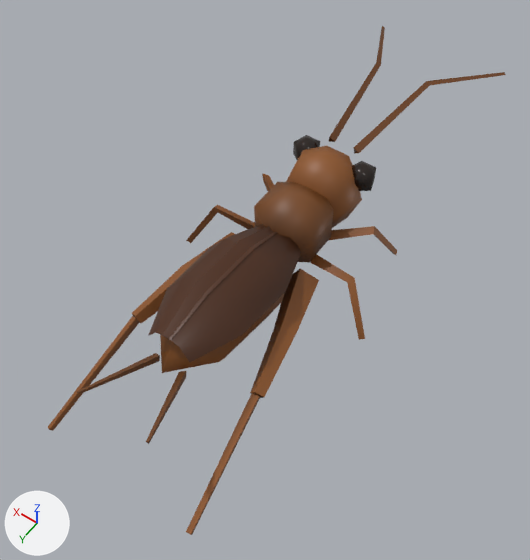
A saved change to the glTF model public/models/cricket.glb.
The view is the same before and after, from a 50 mm camera at (-0.0399, 0.0566, 0.1302) aimed at (0.0012, -0.0009, 0.0398). The lights are fixed; the arrows at lower left show +X, +Y and +Z. The older version comes first. Both versions are drawn at frame 7 of the action 'Hop'; the numbers are the values there. Vertices at exactly the same position are counted once.

Names of what the first picture shows: 'cricket_body'.
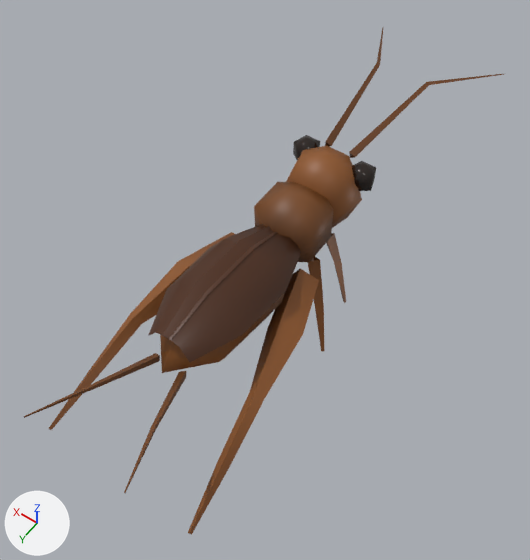
Pixel boxes [x1, y1, x2, y2] of what changed, in the pictures (530 x 560 px):
```json
{"object": "cricket_body", "change": "reshaped", "before": [48, 26, 506, 535], "after": [23, 28, 504, 535]}
{"part": 1, "of": "me_cricket_body", "change": "rebuilt", "before": [354, 72, 506, 153], "after": [349, 74, 504, 158]}
{"part": 2, "of": "me_cricket_body", "change": "rebuilt", "before": [329, 26, 385, 142], "after": [325, 28, 383, 146]}
{"part": 3, "of": "me_cricket_body", "change": "deleted", "before": [310, 254, 365, 340], "on screen": "brown"}
{"part": 4, "of": "me_cricket_body", "change": "deleted", "before": [186, 205, 255, 243], "on screen": "brown"}
{"part": 5, "of": "me_cricket_body", "change": "deleted", "before": [329, 226, 397, 255], "on screen": "brown"}
{"part": 6, "of": "me_cricket_body", "change": "built on", "before": [48, 173, 319, 535], "after": [23, 232, 346, 535]}
```

Scene script edits in JSON lines:
```json
{"block": "me_cricket_body", "where": "# used by ob_cricket_body; location = (0.0, 0.0, 0.0)"}
{"op": "remove", "block": "me_cricket_body", "code": "me_cricket_body.from_pydata(...)  # 210 vertices, 300 faces; spans x -0.017..0.0168, y -0.0533..0.0357, z 0.0341..0.0572"}
{"op": "add", "block": "me_cricket_body", "code": "me_cricket_body.from_pydata(...)  # 220 vertices, 332 faces; spans x -0.0131..0.0131, y -0.0532..0.0396, z 0.0287..0.0571"}
{"block": "me_cricket_body", "change": "me_cricket_body part 1: the loose piece of 9 vertices spanning x -0.0123..-0.0018, y -0.0533..-0.0197, z 0.0522..0.0572 is rebuilt with 9 vertices and now spans x -0.0121..-0.0017, y -0.0532..-0.0186, z 0.0524..0.0571"}
{"block": "me_cricket_body", "change": "me_cricket_body part 2: the loose piece of 9 vertices spanning x 0.0015..0.0121, y -0.0533..-0.0197, z 0.0522..0.0572 is rebuilt with 9 vertices and now spans x 0.0015..0.012, y -0.0532..-0.0186, z 0.0524..0.0571"}
{"block": "me_cricket_body", "change": "me_cricket_body part 3: the loose piece of 9 vertices spanning x -0.017..-0.0046, y -0.0056..-0.0004, z 0.0386..0.0476 is deleted"}
{"block": "me_cricket_body", "change": "me_cricket_body part 4: the loose piece of 9 vertices spanning x 0.0045..0.0168, y -0.006..-0.0005, z 0.0387..0.0476 is deleted"}
{"block": "me_cricket_body", "change": "me_cricket_body part 5: the loose piece of 9 vertices spanning x -0.0129..-0.0038, y -0.0183..-0.0093, z 0.0392..0.0479 is deleted"}
{"block": "me_cricket_body", "change": "me_cricket_body part 6"}
{"block": "me_cricket_body", "change": "35 vertices are removed from x -0.0131..0.0134, y -0.0182..0.0357, z 0.0341..0.0489"}
{"block": "me_cricket_body", "change": "52 faces are deleted"}
{"block": "me_cricket_body", "change": "8 vertices move from x -0.0103..0.0103, y 0.0076..0.0083, z 0.0432..0.0465 to x -0.0112..0.0112, y 0.0073..0.0086, z 0.0422..0.0474"}
{"block": "me_cricket_body", "change": "72 vertices are added at x -0.0131..0.0131, y -0.012..0.0396, z 0.0287..0.0498"}
{"block": "me_cricket_body", "change": "120 new faces join them, mat_cricket_body"}
```
